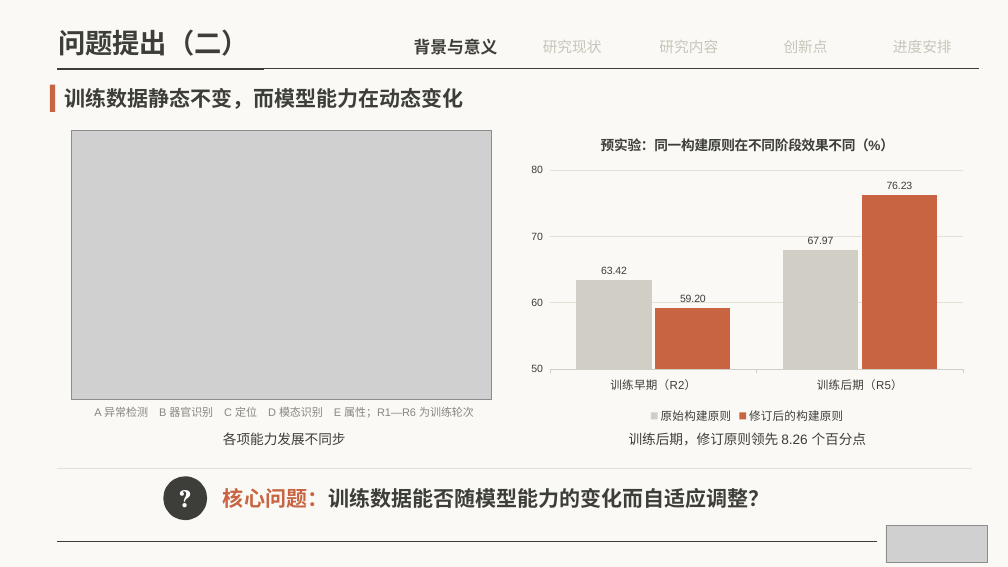
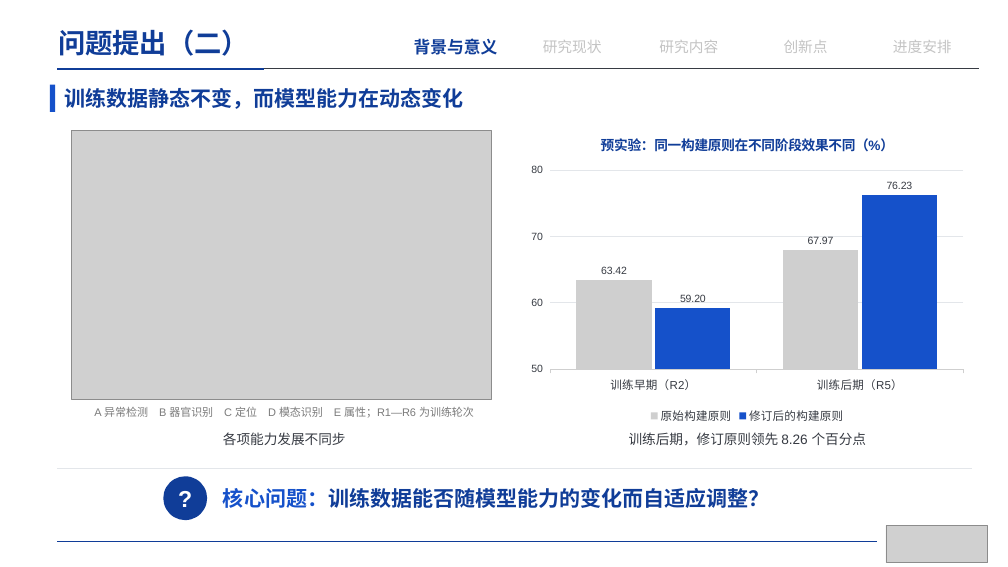
Before and after one commit to irving-2222/Graduation-Thesis, a slide deck: slide 6 of 开题答辩.pptx. Drawn at 1008x567 pixels with LibreOffice and Linux fonts; fonts in the diff are those of the drawing; grey boxes stand for pictures. Boxes give left, top, right and bottom in pixels: in the first picture for what was removed or moved away, otherwise in the second. Text is boxed around its words. In the diff, an @@ line names an element or a change of style, - is before the commit and + after.

```diff
--- a/开题答辩.pptx
+++ b/开题答辩.pptx
@@ background #FAF9F5 to #FFFFFF @@
@@ text "问题提出（二）" at [58,29,249,56]: font TeX Gyre Schola to Arial, text colour #3D3D3A to #103D98 @@
@@ text "背景与意义" at [414,38,498,55]: text colour #3D3D3A to #103D98 @@
@@ rectangle at [50,85,55,112]: fill #C96442 to #1551CA @@
@@ line (57, 69) - (979, 69): stroke #3D3D3A 0.5 pt to #373B43 0.5 pt @@
@@ line (57, 69) - (264, 69): stroke #3D3D3A 1.75 pt to #103D98 1.75 pt @@
@@ text "训练数据静态不变，而模型能力在动态变化" at [64,88,464,109]: font TeX Gyre Schola to Arial, text colour #3D3D3A to #103D98 @@
@@ column chart at [523,121,972,427] @@
@@ colour of 原始构建原则 #D1CFC5 to #CFCFCF @@
@@ colour of 修订后的构建原则 #C96442 to #1551CA @@
@@ category axis changed @@
@@ value axis changed @@
@@ lettering changed @@
@@ line (57, 469) - (972, 469): stroke #E3E0D6 1 pt to #E3E6EA 1 pt @@
@@ ellipse "?" at [163,476,207,520]: font TeX Gyre Schola to Arial; fill #3D3D3A to #103D98 @@
@@ text "核心问题：训练数据能否随模型能力的变化而自适应调整？" at [223,488,770,508]: font TeX Gyre Schola to Arial; text colour #C96442 to #1551CA, text colour #3D3D3A to #103D98 in "核心问题：训练数据能否随模型能力的变化而自适应调整？" @@
@@ line (57, 541) - (876, 541): stroke #3D3D3A 0.5 pt to #103D98 0.5 pt @@
```
Also in this commit, not shown: 21 other slides changed, 1 other file.
